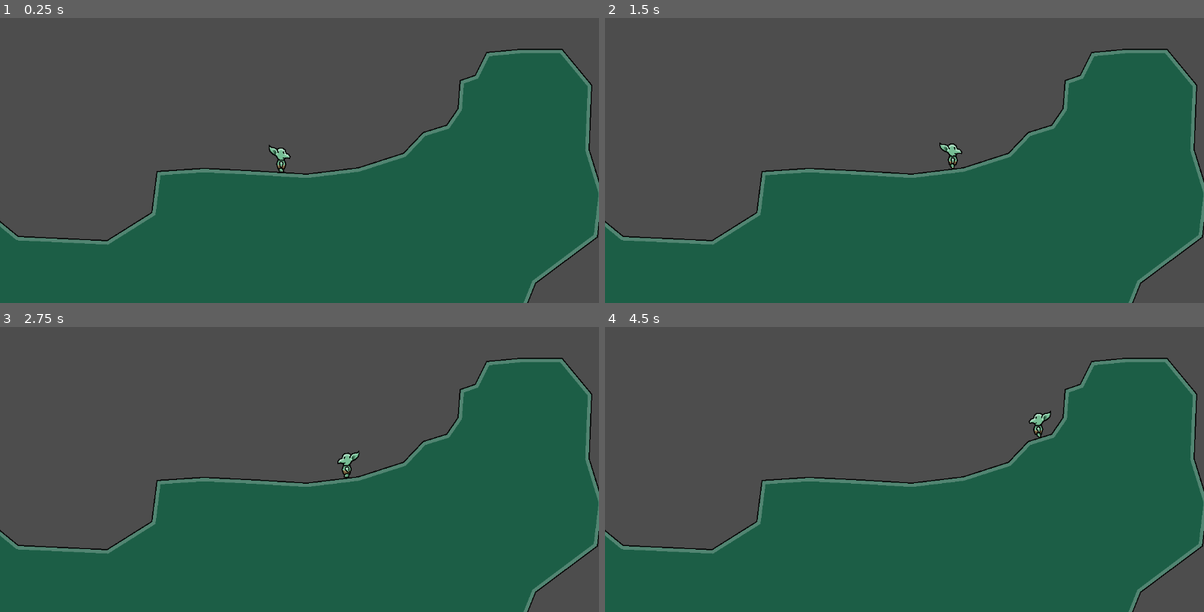
Above: before the commit, frames 1-4 (two rows, left to right).
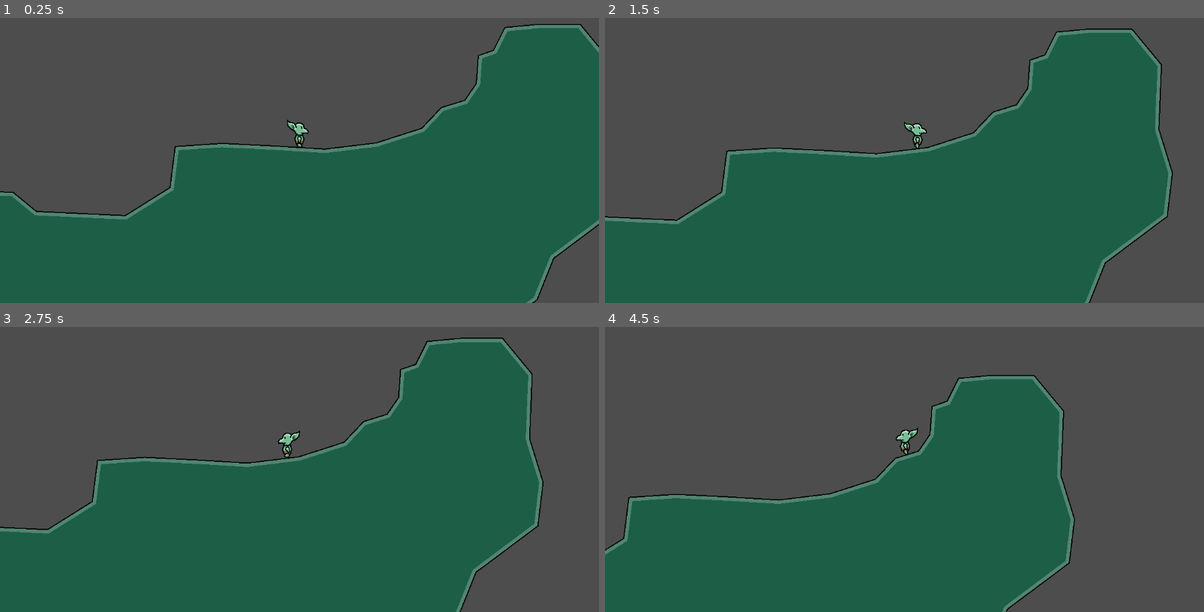
Above: after the commit, the same moments.

Repository: Surreily/goblin-game
Game: Godot game, scene res://scenes/world.tscn
Two runs of this game, one before a commit and one after it. Both use one fixed random seed, a clock stepped at 60 frames per second and the inputs below.
Inputs:
- Up to frame 1 (0.25 s): no input
- Up to frame 2 (1.5 s): hold Right (right) from 0.53 s (still down); tap Space (jump) at 0.77 s
- Up to frame 3 (2.75 s): tap Space (jump) at 1.52 s; release Right (right) at 2.03 s; hold Left (left) from 2.03 s (still down)
- Up to frame 4 (4.5 s): release Left (left) at 2.78 s; hold Right (right) 2.78-4.28 s; tap Space (jump) at 3.02, 3.77 s; hold Left (left) from 4.28 s (still down)

The runs differ from the first frame. In frame 1, 11% of the frame differs, in the area x 0-100%, y 2-100%; in frame 2, 19%; in frame 3, 24%; in frame 4, 32%, in the area x 0-100%, y 10-100%.

Commit message:
Add camera. Remove unused script and scene.

Diff:
--- a/scenes/island.tscn
+++ b/scenes/island.tscn
@@ -1,11 +1,26 @@
-[gd_scene load_steps=4 format=3 uid="uid://bdq7lgoc85fh4"]
+[gd_scene load_steps=4 format=3 uid="uid://mexc16tuwqdn"]
 
 [ext_resource type="Texture2D" uid="uid://bwu4ndcc0076o" path="res://graphics/terrain/grass.png" id="1_2v8eh"]
-[ext_resource type="Script" uid="uid://byyqaim0c272h" path="res://scripts/island-controller.gd" id="1_g61je"]
 [ext_resource type="Texture2D" uid="uid://cyewbtvbcir20" path="res://graphics/terrain/edge.png" id="3_1uhhg"]
 
+[sub_resource type="GDScript" id="GDScript_g61je"]
+script/source = "@tool
+class_name IslandController
+extends Node
+
+func _ready() -> void:
+	if not Engine.is_editor_hint():
+		var collision = CollisionPolygon2D.new()
+		collision.polygon = $Polygon.polygon
+		add_child(collision)
+
+		var points = PackedVector2Array($Polygon.polygon)
+		points.append($Polygon.polygon[0])
+		$Line.points = points
+"
+
 [node name="Island" type="StaticBody2D"]
-script = ExtResource("1_g61je")
+script = SubResource("GDScript_g61je")
 
 [node name="Polygon" type="Polygon2D" parent="."]
 texture = ExtResource("1_2v8eh")
--- a/scenes/player.tscn
+++ b/scenes/player.tscn
@@ -322,3 +322,7 @@
 autoplay = "idle"
 speed_scale = 1.5
 blend_times = [&"idle", &"jump", 0.5, &"idle", &"run", 0.2, &"jump", &"idle", 0.3, &"jump", &"run", 0.2, &"run", &"idle", 0.2, &"run", &"jump", 0.5]
+
+[node name="Camera2D" type="Camera2D" parent="."]
+position = Vector2(0, -220)
+position_smoothing_enabled = true
--- a/scripts/island-controller.gd
+++ /dev/null
@@ -1,13 +0,0 @@
-@tool
-class_name IslandController
-extends Node
-
-func _ready() -> void:
-	if not Engine.is_editor_hint():
-		var collision = CollisionPolygon2D.new()
-		collision.polygon = $Polygon.polygon
-		add_child(collision)
-
-		var points = PackedVector2Array($Polygon.polygon)
-		points.append($Polygon.polygon[0])
-		$Line.points = points
Not shown, removed: scripts/island-controller.gd.uid
